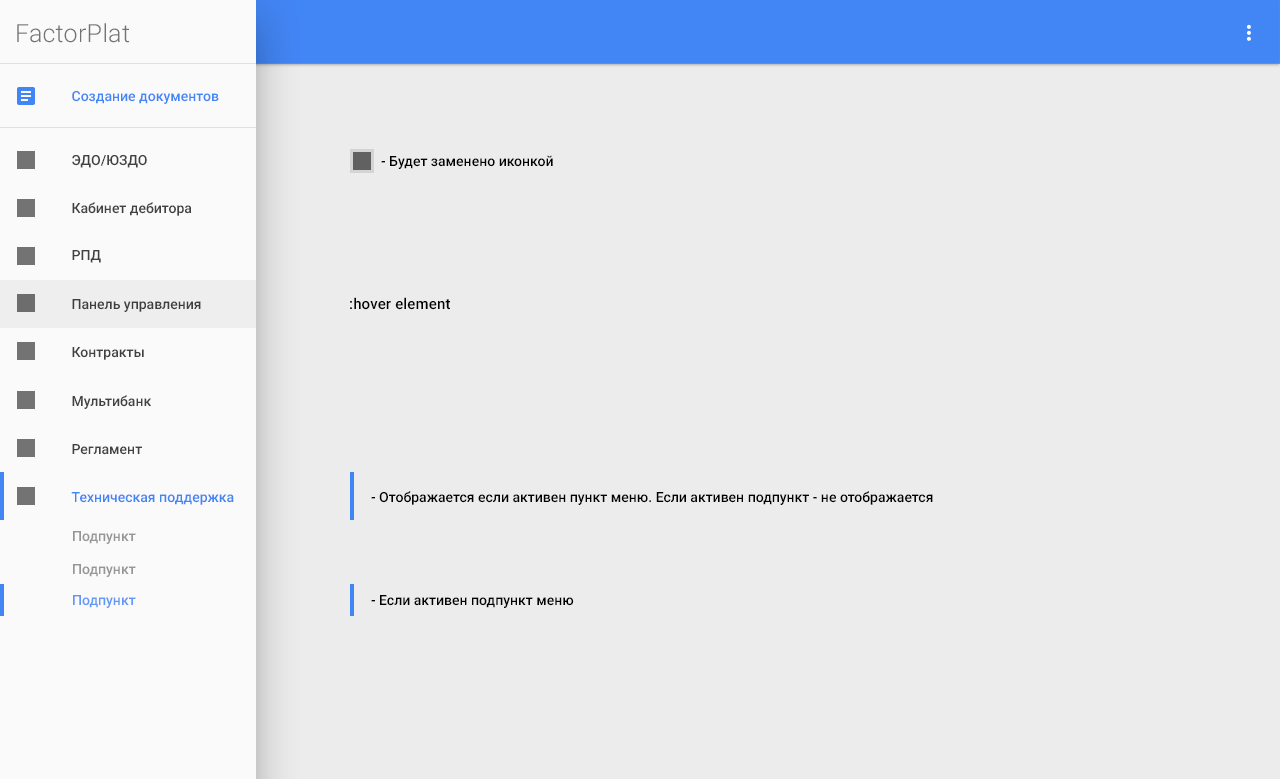
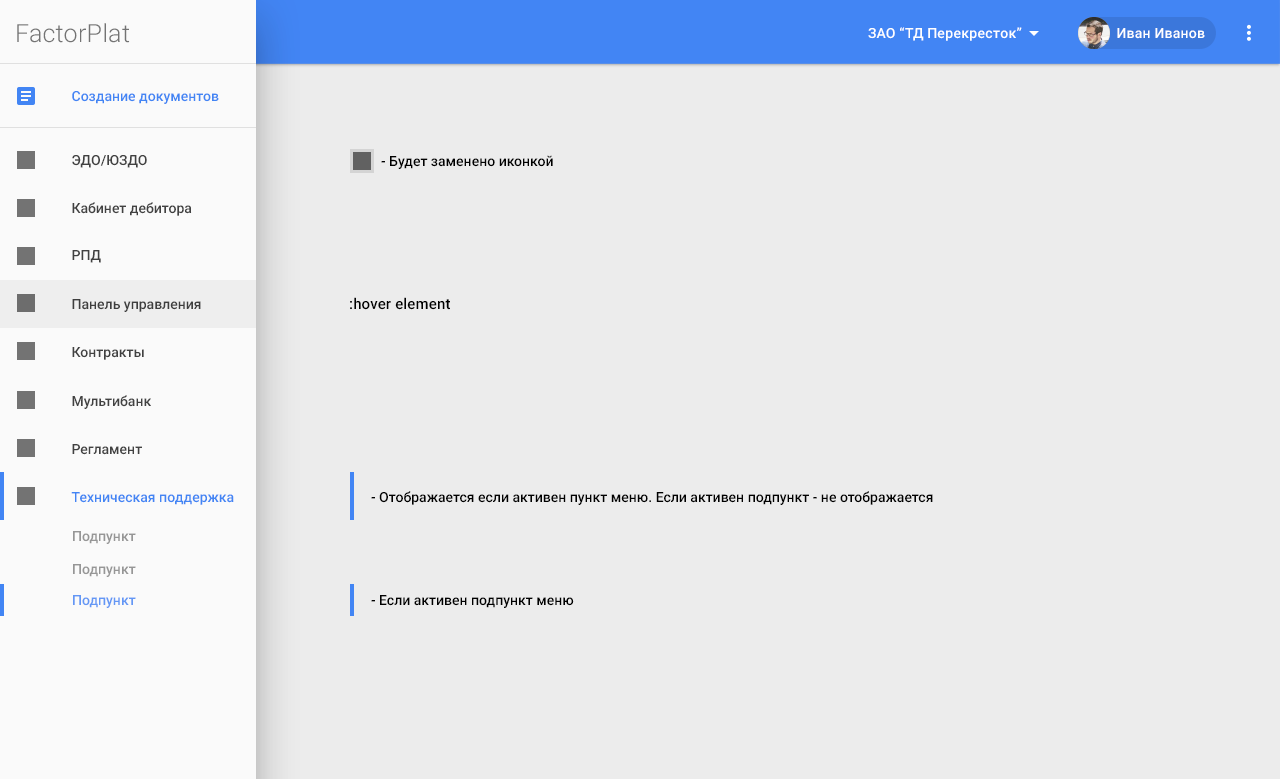
Before/after of a w=1280, h=779 layered artwork. What changed in the layer stack:
removed group "App bar" (4 layers) over [868, 17, 1216, 49]
removed layer "key shadow" (2nd of 2, in "App bar") from group "App bar" over [868, 17, 1216, 49]
removed layer "ambient shadow" (2nd of 2, in "App bar") from group "App bar" over [868, 17, 1216, 49]
added layer "App bar" above "- Будет заменено иконкой" over [868, 17, 1216, 49]
